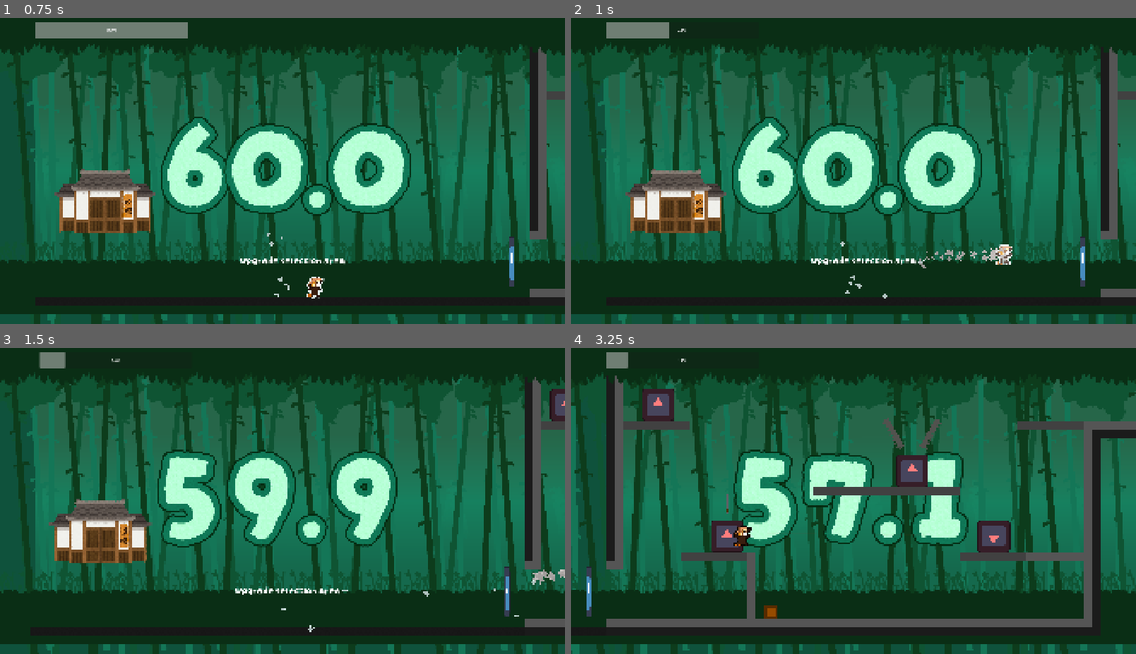
Above: before the commit, frames 1-4 (two rows, left to right).
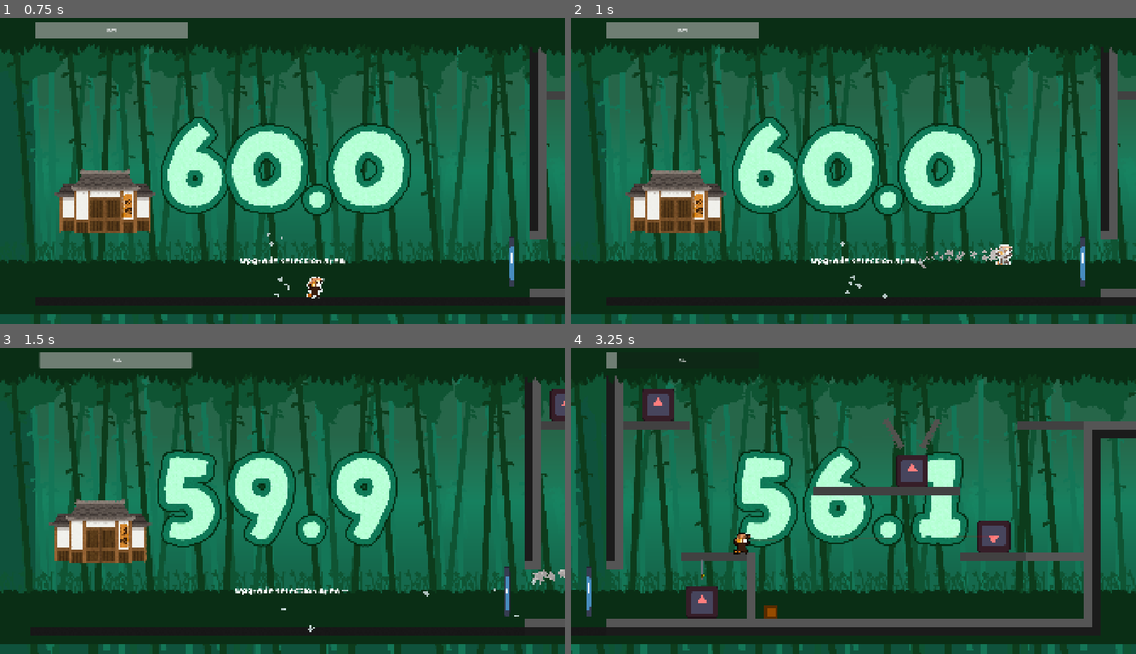
Above: after the commit, the same moments.

Repository: Tyrannicodin/GMTK-jam-2026
Game: Godot game, scene res://game/game.tscn
Two runs of this game, one before a commit and one after it. Both use one fixed random seed, a clock stepped at 60 frames per second and the inputs below. This scene is started directly instead of the project's main scene. The engine's default icon, where the game draws it, is replaced by a stand-in: a white triangle on a blue panel in a dark square.
Inputs (mouse positions are in pixels of both pictures, inside the frame that each line leads up to):
- Up to frame 1 (0.75 s): move the mouse to (406, 149) at 0.52 s; hold D (right) from 0.53 s (still down); click (406, 149) at 0.6 s
- Up to frame 2 (1 s): keep holding D (right); tap Space (jump) at 0.77 s; tap C (dash) at 0.8 s
- Up to frame 3 (1.5 s): keep holding D (right); tap Space (jump) at 1.07 s; move the mouse to (169, 510) at 1.27 s; tap C (dash) at 1.35 s
- Up to frame 4 (3.25 s): tap Space (jump) at 1.52, 1.82, 2.3, 2.85, 3.02 s; tap Shift (special) at 1.55, 2.1 s; move the mouse to (910, 424) at 2.02 s; release D (right) at 2.03 s; hold A (left) 2.03-2.78 s; move the mouse to (825, 559) at 2.77 s; hold D (right) from 2.78 s (still down); click (825, 559) at 3.05 s

Frame 1 is identical in both runs. In frame 2, 0.8% of the frame differs, in the area x 17-34%, y 1-7%; in frame 3, 1.2%; in frame 4, 3.2%, in the area x 8-70%, y 1-89%.

Commit message:
Stamina Refactor

Diff:
--- a/game/player/player.gd
+++ b/game/player/player.gd
@@ -248,10 +248,7 @@
 
 	jutsu_timer = JUTSU_COOLDOWN
 
-	if stamina < 30:
-		return
-
-	elif %InputBuffer.is_combo_just_pressed(["up", "special"], "special"):
+	if %InputBuffer.is_combo_just_pressed(["up", "special"], "special"):
 		flower_jutsu()
 		scug_jutsu()
 
@@ -270,8 +267,6 @@
 		bird_jutsu()
 
 	if %InputBuffer.is_combo_pressed(["dash"]):
-		stamina -= 30
-
 		var x = %InputBuffer.get_axis("left", "right")
 		var y = %InputBuffer.get_axis("up", "down")
 
@@ -323,12 +318,16 @@
 		stamina -= 10
 
 func flower_jutsu():
+	if stamina < 30:
+		return
 	var f = FlowerJutsu.instantiate()
 	f.global_position = self.global_position - Vector2(0, 100)
 	get_parent().add_child(f)
 	stamina -= 30
 
 func dive_jutsu():
+	if stamina < 30:
+		return
 	if diving:
 		return
 	velocity.x = 0
@@ -337,26 +336,36 @@
 	stamina -= 30
 
 func bird_jutsu():
+	if stamina < 30:
+		return
 	velocity.x -= %InputBuffer.get_axis("left", "right") * 2000
 	# Shoot out a bird,
 	stamina -= 30
 
 func spin_jutsu():
+	if stamina < 30:
+		return
 	# Storm of Steel
 	stamina -= 30
 
 func burst_jutsu():
+	if stamina < 30:
+		return
 	parry_timer = 0.1
 	freeze_timer = 0.1
 	# Maybe also deal damage in a small radius.
 	stamina -= 30
 
 func missiles_jutsu():
+	if stamina < 30:
+		return
 	for i in range(5):
 		pass # Summon Homing (Magic) Missiles in an overhead arc.
 	stamina -= 30
 
 func scug_jutsu():
+	if stamina < 30:
+		return
 	# Throw like a piece of rebar(spear) straight up. Was going to be a backflip(rev. super) combo move.
 	stamina -= 30
 
@@ -367,6 +376,8 @@
 	pass # No extra stamina cost
 
 func pounce():
+	if stamina < 10:
+		return
 	velocity *= 1.1
 	# Single Target Melee, 10 damage on hit.
 	stamina -= 10
